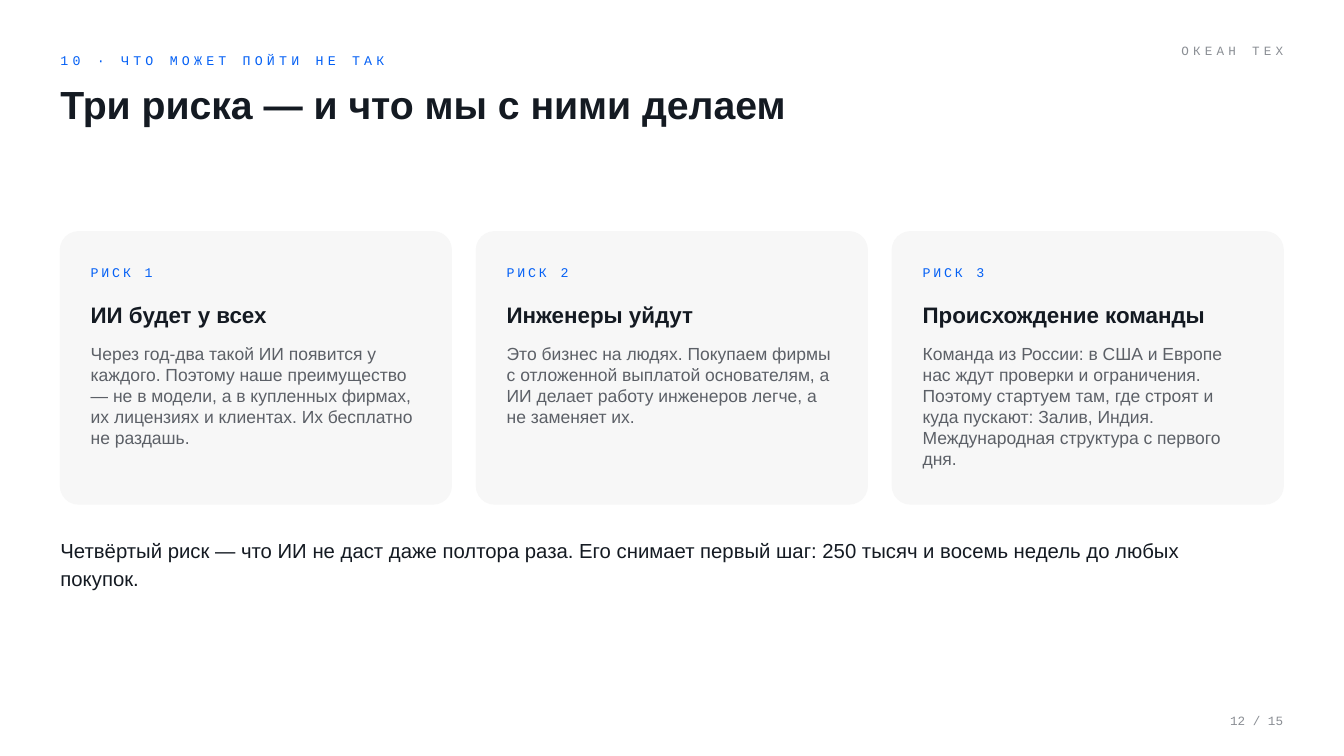
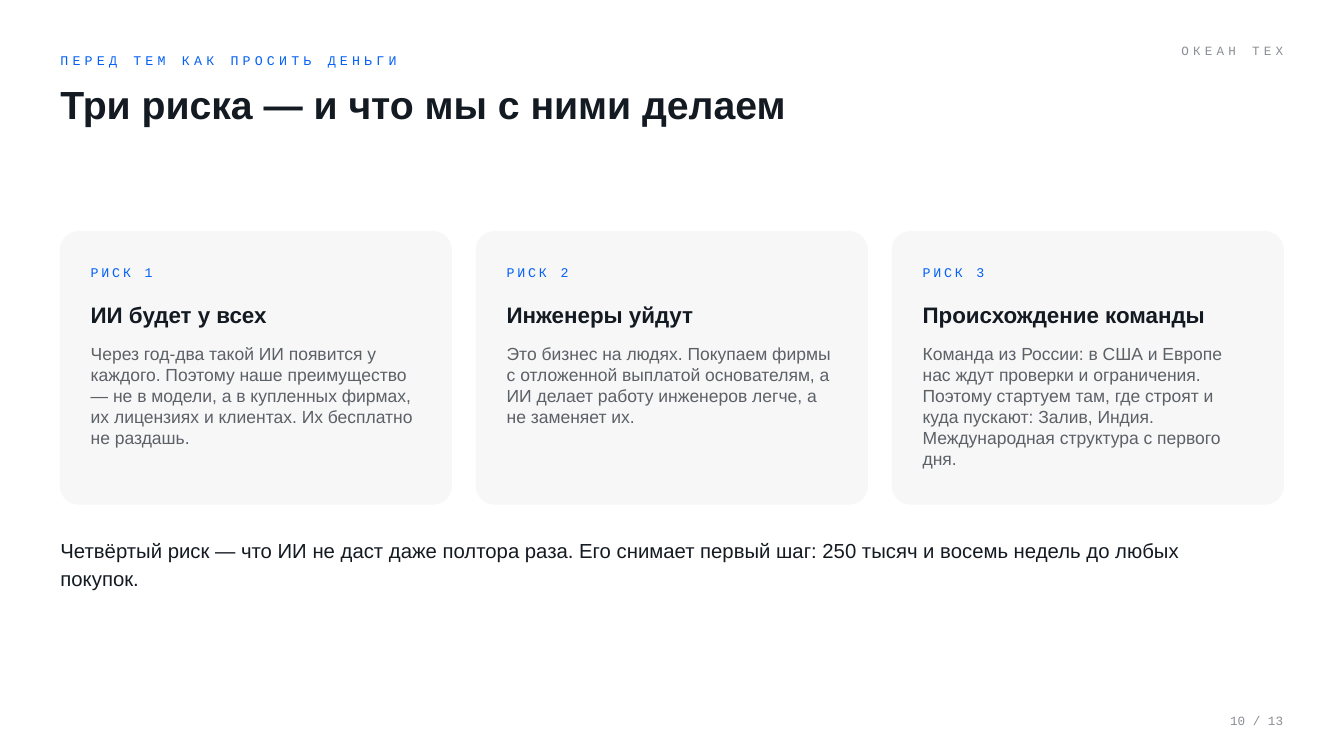
Before and after one commit to komoroshin/research, a slide deck: slide 10 of ai-case-library/research/ventures/grid-plain-deck.pptx (slide 12 before the commit). Drawn at 1344x756 pixels with LibreOffice and Linux fonts; fonts in the diff are those of the drawing. Boxes give left, top, right and bottom in pixels: in the first picture for what was removed or moved away, otherwise in the second. Text is boxed around its words. In the diff, an @@ line names an element or a change of style, - is before the commit and + after.

```diff
--- a/ai-case-library/research/ventures/grid-plain-deck.pptx
+++ b/ai-case-library/research/ventures/grid-plain-deck.pptx
@@ text at (x1=60, y1=56, x2=397, y2=68): text changed @@
-10 · ЧТО МОЖЕТ ПОЙТИ НЕ ТАК
+ПЕРЕД ТЕМ КАК ПРОСИТЬ ДЕНЬГИ
@@ text at (x1=1230, y1=716, x2=1283, y2=725): text changed @@
-12 / 15
+10 / 13
```
Also in this commit, not shown: 11 other slides changed, 2 slides removed, 3 other files.
